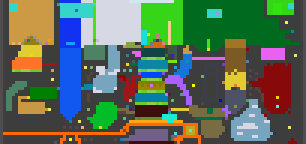
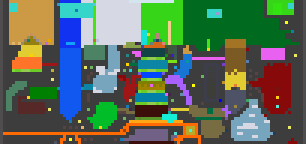
Before/after of a 306×144 layered artwork. What changed in the layer stack:
painted on "biome_map.png" over [18, 87, 279, 114]
